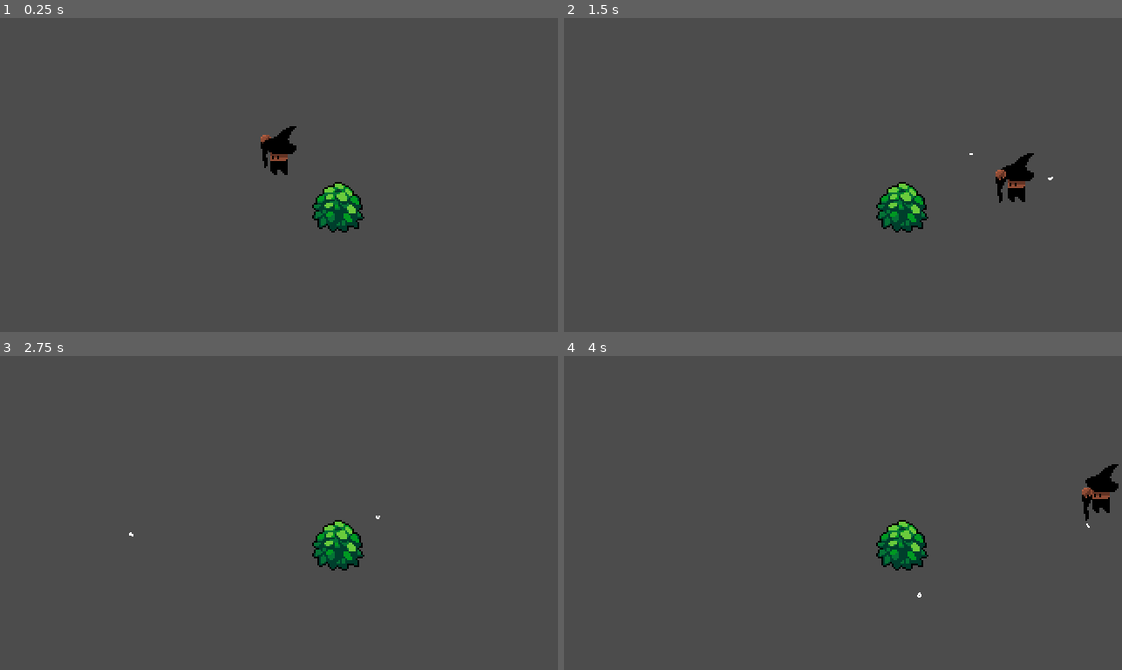
Above: before the commit, frames 1-4 (two rows, left to right).
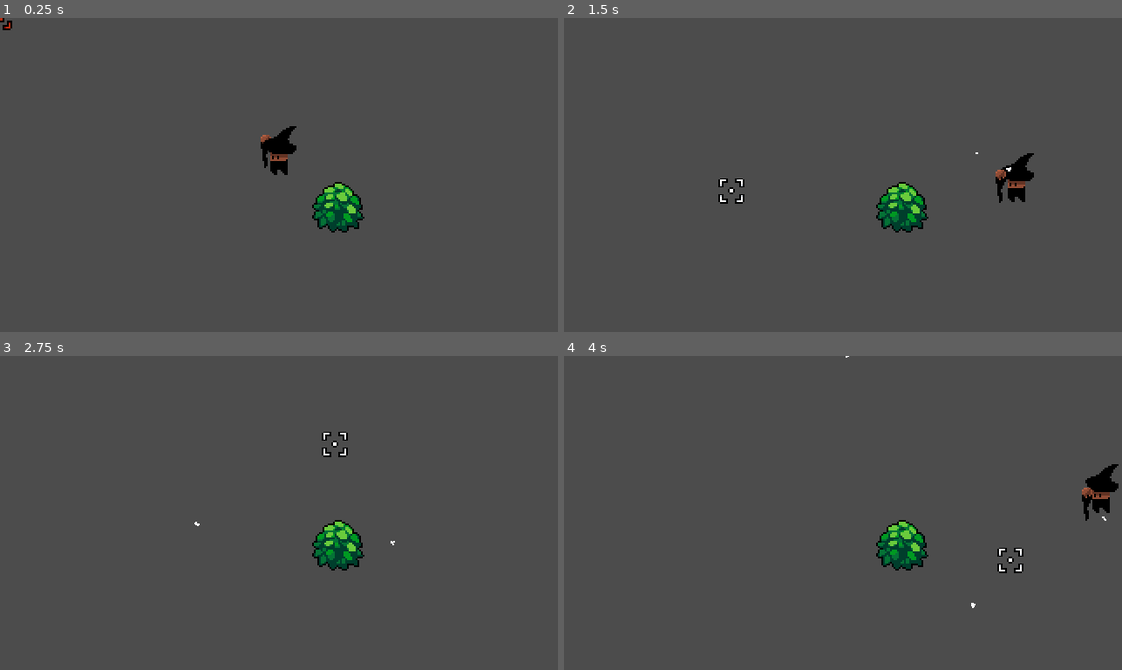
Above: after the commit, the same moments.

Repository: Triceru179/GameJam5
Game: Godot game, scene res://World.tscn
The game is run twice, just before and just after one commit, with the same random seed, the same clock (stepped at 60 frames per second) and the same inputs.
Inputs (mouse positions are in pixels of both pictures, inside the frame that each line leads up to):
- Up to frame 1 (0.25 s): no input
- Up to frame 2 (1.5 s): move the mouse to (965, 159) at 0.52 s; hold D (action_right) 0.53-1.28 s; click (965, 159) at 0.6 s; move the mouse to (731, 190) at 1.27 s; hold S (action_down) from 1.28 s (still down); click (731, 190) at 1.35 s
- Up to frame 3 (2.75 s): move the mouse to (334, 443) at 2.02 s; release S (action_down) at 2.03 s; hold D (action_right) from 2.03 s (still down); click (334, 443) at 2.1 s
- Up to frame 4 (4 s): move the mouse to (815, 575) at 2.77 s; release D (action_right) at 2.78 s; hold W (action_up) 2.78-3.53 s; click (815, 575) at 2.85 s; move the mouse to (1010, 560) at 3.52 s; hold A (action_left) from 3.53 s (still down); click (1010, 560) at 3.6 s

The runs differ from the first frame. In frame 1, less than 0.1% of the frame differs, in the area x 0-3%, y 0-4%; in frame 2, 0.2%; in frame 3, 0.2%; in frame 4, 0.2%, in the area x 50-98%, y 0-81%.

Commit message:
Crosshair Added

Diff:
--- a/World.tscn
+++ b/World.tscn
@@ -1,15 +1,25 @@
-[gd_scene load_steps=3 format=2]
+[gd_scene load_steps=4 format=2]
 
 [ext_resource path="res://world/Bush.png" type="Texture" id=1]
 [ext_resource path="res://player/Player.tscn" type="PackedScene" id=2]
+[ext_resource path="res://player/crosshair/crosshair.tscn" type="PackedScene" id=3]
 
 [node name="World" type="Node2D"]
+
+[node name="Area2D" parent="." instance=ExtResource( 3 )]
+
+[node name="Player" parent="." instance=ExtResource( 2 )]
+
+[node name="Camera2D" type="Camera2D" parent="."]
+current = true
 
 [node name="Bush" type="Sprite" parent="."]
 position = Vector2( 34, 19 )
 texture = ExtResource( 1 )
 
-[node name="Player" parent="." instance=ExtResource( 2 )]
+[node name="TesteCrossHair" type="StaticBody2D" parent="."]
+collision_layer = 4
+collision_mask = 4
 
-[node name="Camera2D" type="Camera2D" parent="."]
-current = true
+[node name="CollisionPolygon2D" type="CollisionPolygon2D" parent="TesteCrossHair"]
+polygon = PoolVector2Array( -159, -88, -89, -88, -117, -10, -93, 54, 4, 66, 109, 66, 135, 0, 105, -61, 35, -88, 160, -88, 160, 88, -159, 89 )
--- a/player/Player.tscn
+++ b/player/Player.tscn
@@ -32,5 +32,5 @@
 shape = SubResource( 1 )
 
 [node name="AttackCooldown" type="Timer" parent="."]
-wait_time = 0.3
+wait_time = 0.1
 one_shot = true
--- /dev/null
+++ b/player/crosshair/crosshair.gd
@@ -0,0 +1,22 @@
+extends Area2D
+
+
+# Declare member variables here. Examples:
+# var a = 2
+# var b = "text"
+
+
+# Called when the node enters the scene tree for the first time.
+func _ready():
+	Input.set_mouse_mode(Input.MOUSE_MODE_HIDDEN)
+	z_index = 1000
+
+func _physics_process(_delta):
+	position = get_global_mouse_position()
+
+func _on_crosshair_body_entered(_body):
+	get_node("Sprite").frame = 1
+
+
+func _on_crosshair_body_exited(_body):
+	get_node("Sprite").frame = 0
--- /dev/null
+++ b/player/crosshair/crosshair.tscn
@@ -0,0 +1,23 @@
+[gd_scene load_steps=4 format=2]
+
+[ext_resource path="res://player/crosshair/crosshair.gd" type="Script" id=1]
+[ext_resource path="res://player/crosshair/crosshair.png" type="Texture" id=2]
+
+[sub_resource type="CircleShape2D" id=1]
+radius = 6.0
+
+[node name="crosshair" type="Area2D"]
+collision_layer = 524288
+collision_mask = 2147483652
+script = ExtResource( 1 )
+
+[node name="Sprite" type="Sprite" parent="."]
+position = Vector2( -2.98023e-08, -1.49012e-08 )
+scale = Vector2( 0.9375, 0.90625 )
+texture = ExtResource( 2 )
+hframes = 2
+
+[node name="CollisionShape2D" type="CollisionShape2D" parent="."]
+shape = SubResource( 1 )
+[connection signal="body_entered" from="." to="." method="_on_crosshair_body_entered"]
+[connection signal="body_exited" from="." to="." method="_on_crosshair_body_exited"]
--- a/player/player.gd
+++ b/player/player.gd
@@ -9,7 +9,6 @@
 
 var velocity := Vector2.ZERO
 var input_vector := Vector2.ZERO
-
 var cast_direction := Vector2.ZERO
 
 onready var cast_point := $Pivot/WandPivot/Wand/CastPoint
@@ -17,6 +16,7 @@
 onready var wand_sprite := $Pivot/WandPivot/Wand
 
 onready var attack_cooldown_timer := $AttackCooldown
+
 
 func _process(_delta):
 	_update_look_direction()
--- a/project.godot
+++ b/project.godot
@@ -120,6 +120,11 @@
  ]
 }
 
+[layer_names]
+
+2d_physics/layer_3="Enemies"
+2d_physics/layer_20="Crosshair"
+
 [rendering]
 
 environment/default_environment="res://default_env.tres"
--- a/projectile/Projectile.gd
+++ b/projectile/Projectile.gd
@@ -1,6 +1,6 @@
 extends Area2D
 
-export(int) var projectile_speed = 128
+export(int) var projectile_speed = 100
 
 var direction := Vector2.ZERO
 
Binary file added: player/crosshair/crosshair.png
Not shown, added: player/crosshair/crosshair.png.import
